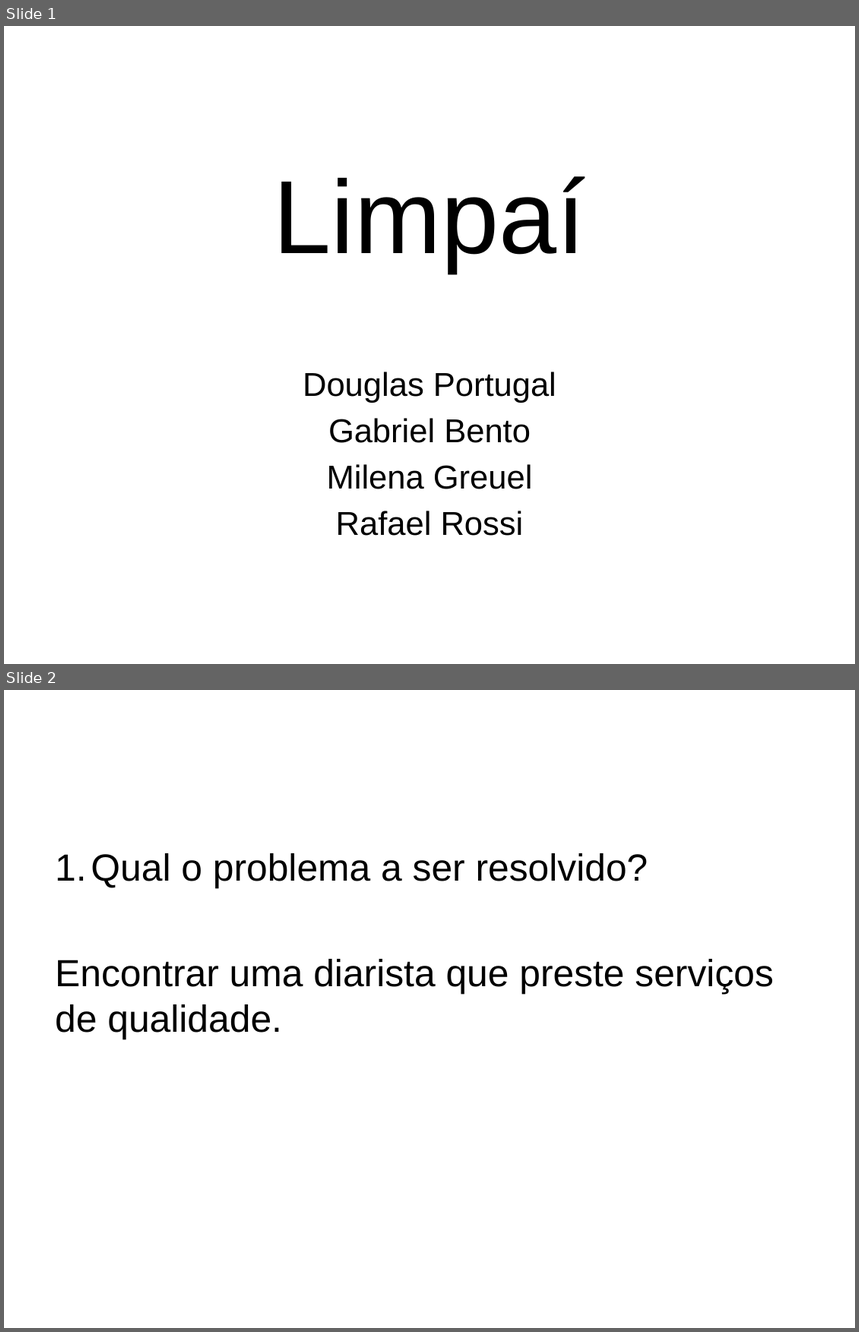
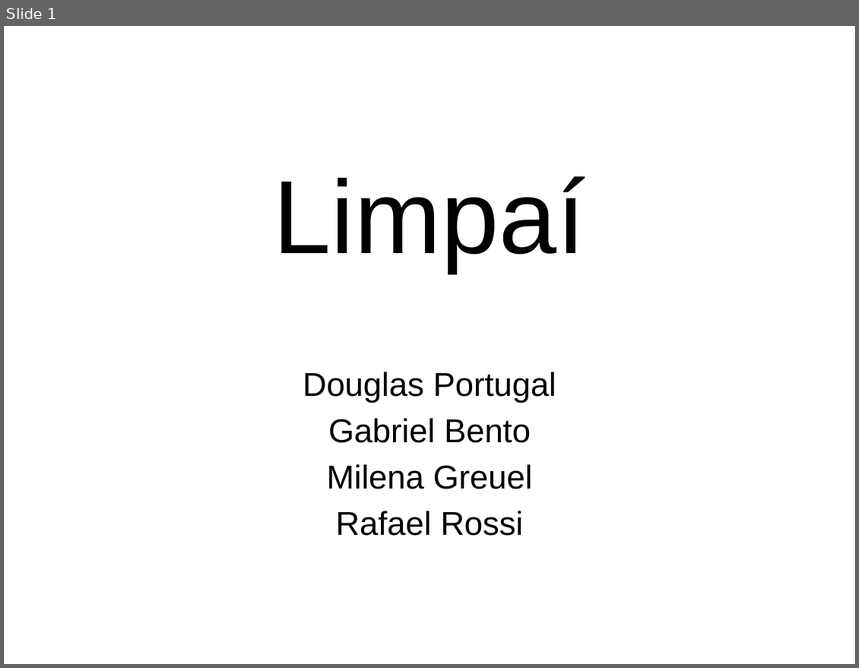
Before and after one commit to douglas-oliveira/Limpai, a slide deck: Docs/Projeto de software apresentação.pptx. Shown one above the other, each under a label of ours: slides 1 and 2 before the commit, slide 1 after it. The pictures are 859x1332 and 859x668 pixels, drawn with LibreOffice and Linux fonts; fonts in the diff are those of the drawing; background and template pictures are left out. Boxes give left, top, right and bottom in pixels: in the first picture for what was removed or moved away, otherwise in the second. Text is boxed around its words. In the diff, an @@ line names an element or a change of style, - is before the commit and + after.

```diff
--- a/Docs/Projeto de software apresentação.pptx
+++ b/Docs/Projeto de software apresentação.pptx
@@ slide 2 removed at bbox=[4, 690, 855, 1328], background picture (left out) @@
@@ text removed at bbox=[55, 853, 774, 1040] @@
-1. Qual o problema a ser resolvido?
-Encontrar uma diarista que preste serviços de qualidade.
```
Also in this commit, not shown: 3 slides changed, 2 slides added, 9 other slides removed.
